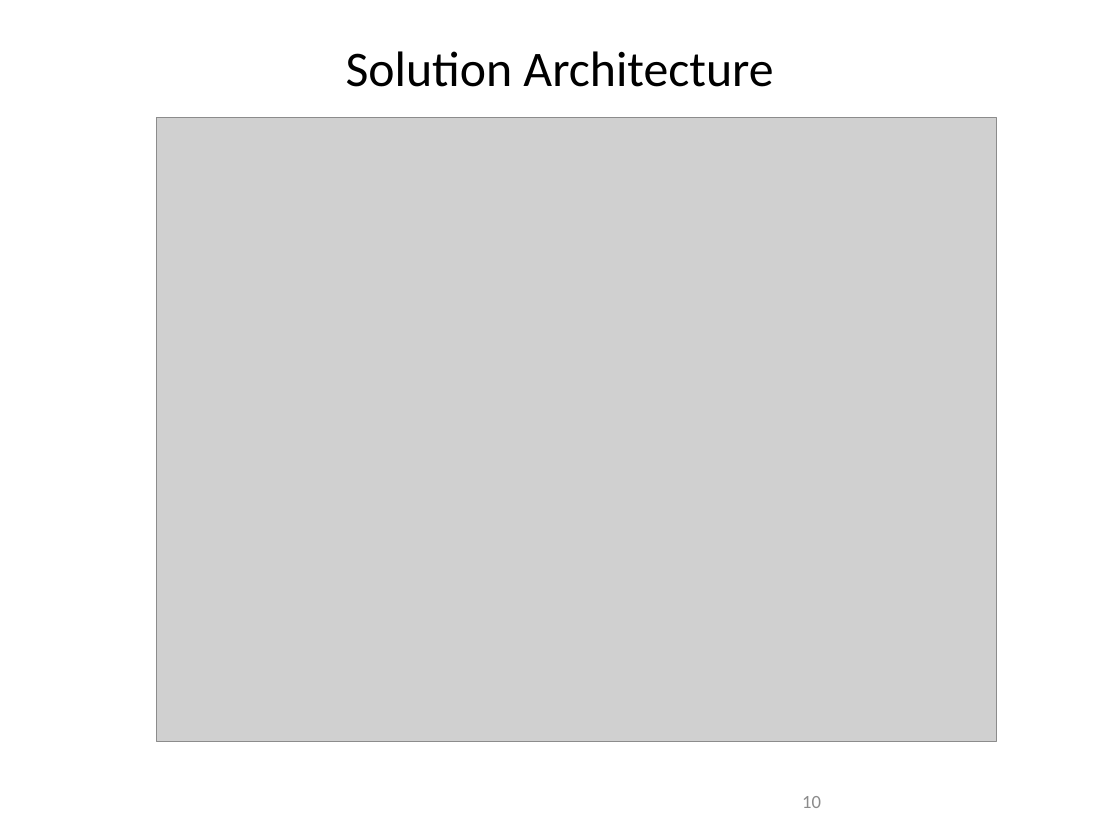
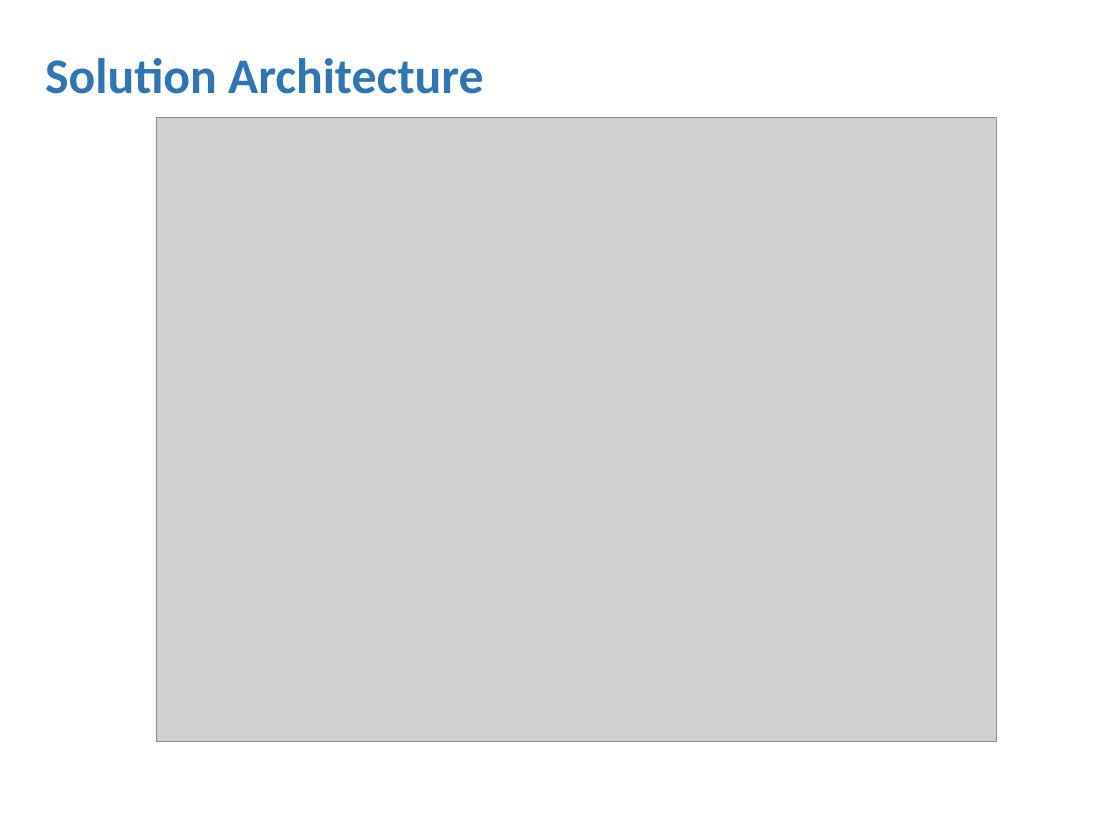
Before and after one commit to amichel/PaymentsGateway.MassTransit.Demo, a slide deck: slide 10 of Presentation/Service Bus Integration Patterns.pptx. Drawn at 1120x840 pixels with LibreOffice and Linux fonts; fonts in the diff are those of the drawing; grey boxes stand for pictures; background and template pictures are left out. Boxes give left, top, right and bottom in pixels: in the first picture for what was removed or moved away, otherwise in the second. Text is boxed around its words. In the diff, an @@ line names an element or a change of style, - is before the commit and + after.

```diff
--- a/Presentation/Service Bus Integration Patterns.pptx
+++ b/Presentation/Service Bus Integration Patterns.pptx
@@ title "Solution Architecture": place and size @@
-title "Solution Architecture" at [346, 51, 773, 87]
+title "Solution Architecture" at [45, 58, 484, 94]
@@ title "Solution Architecture" at [45, 58, 484, 94]: text colour #000000 to #2E75B6, bold on; alignment centre to left @@
@@ page number removed at [802, 796, 821, 808] @@
-10
```
Also in this commit, not shown: 14 other slides changed, 1 slide added, 2 slides removed, 2 other files.
